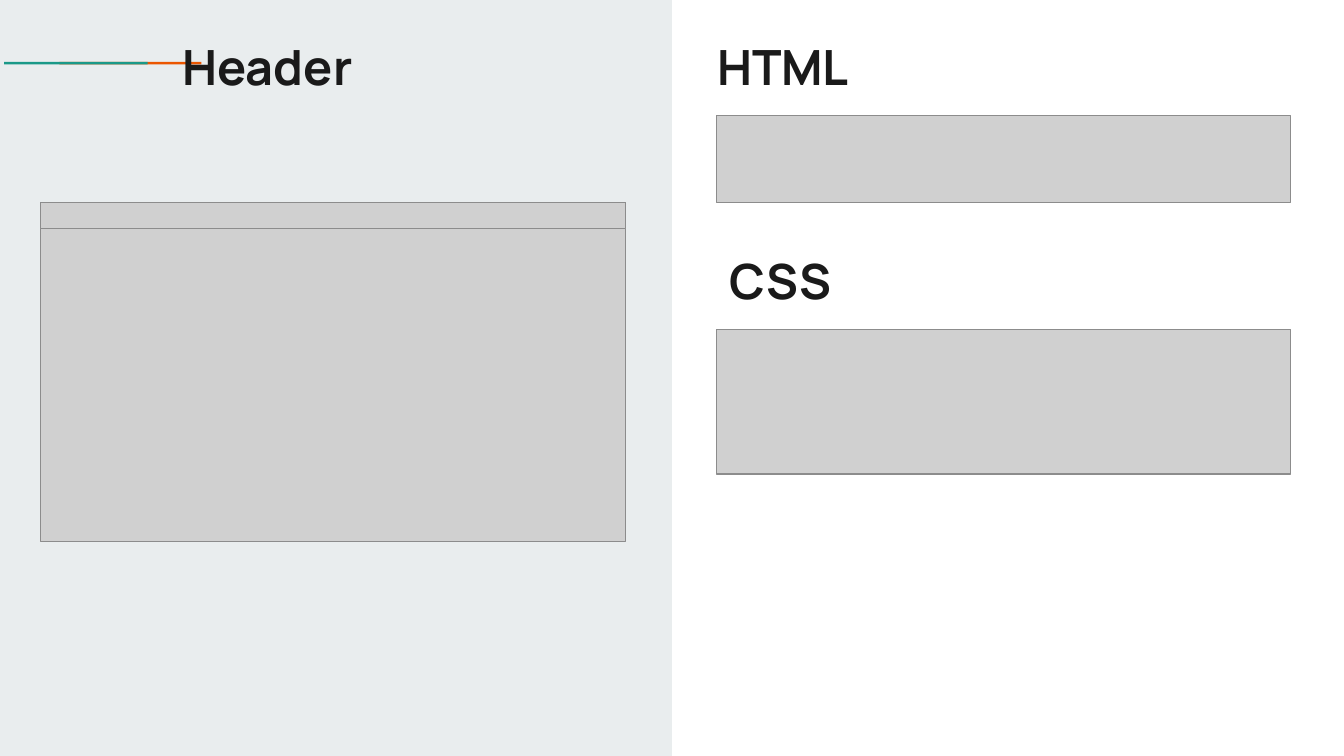
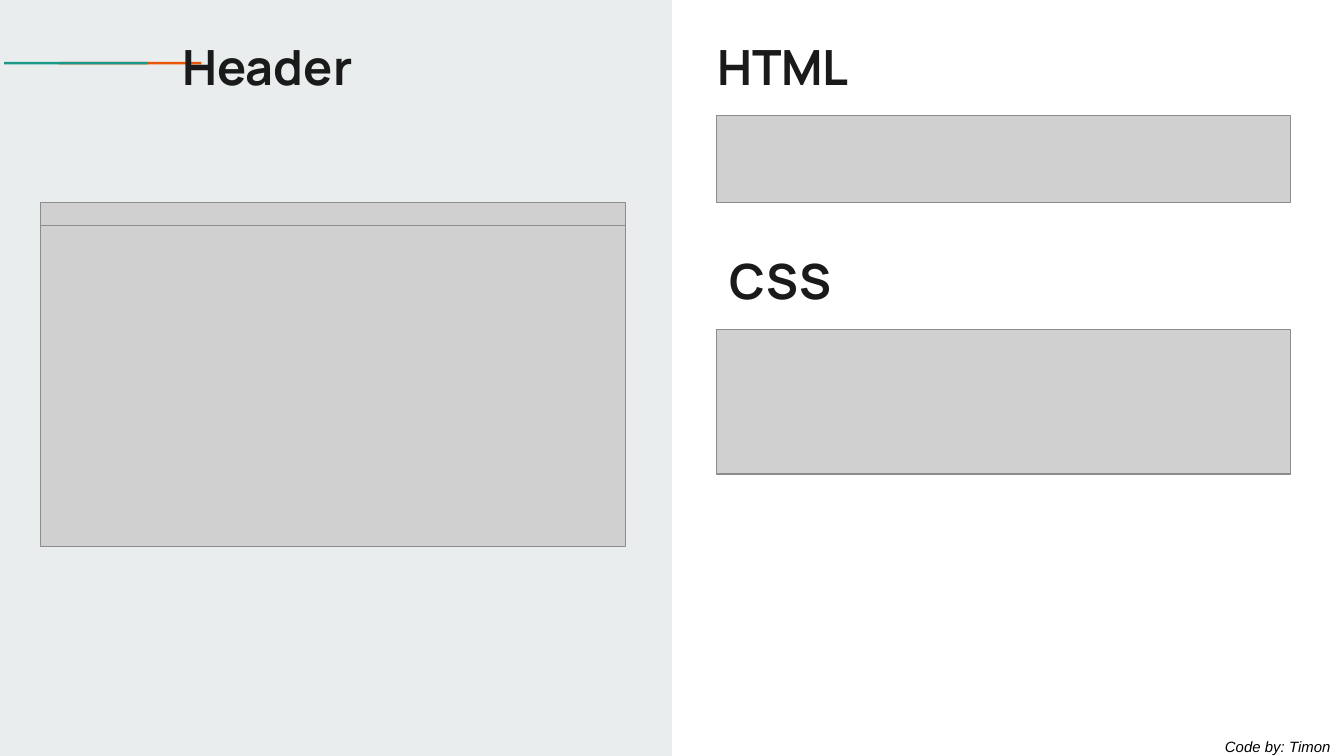
Before and after one commit to jantiegges/AWSys, a slide deck: slide 7 of HA 01/WhatsChat_1.pptx. Drawn at 1344x756 pixels with LibreOffice and Linux fonts; fonts in the diff are those of the drawing; grey boxes stand for pictures. Boxes give left, top, right and bottom in pixels: in the first picture for what was removed or moved away, otherwise in the second. Text is boxed around its words. In the diff, an @@ line names an element or a change of style, - is before the commit and + after.

```diff
--- a/HA 01/WhatsChat_1.pptx
+++ b/HA 01/WhatsChat_1.pptx
@@ picture: place and size @@
-picture at [40, 203, 626, 542]
+picture at [40, 208, 626, 547]
@@ text added at [1225, 741, 1330, 755], 8 pt, text #000000, italic @@
+Code by: Timon
```
Also in this commit, not shown: 18 other slides changed, 1 other file.
